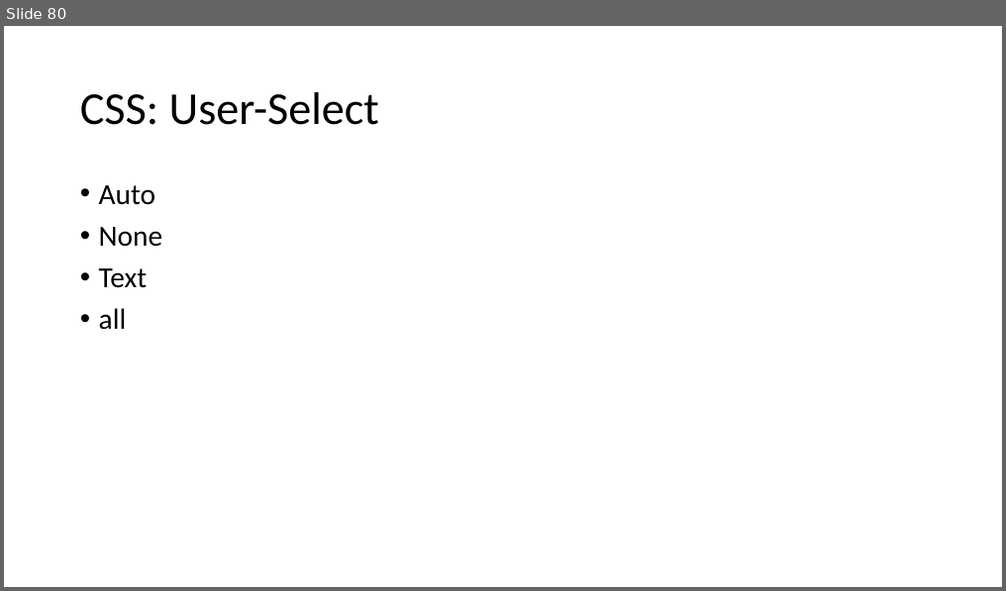
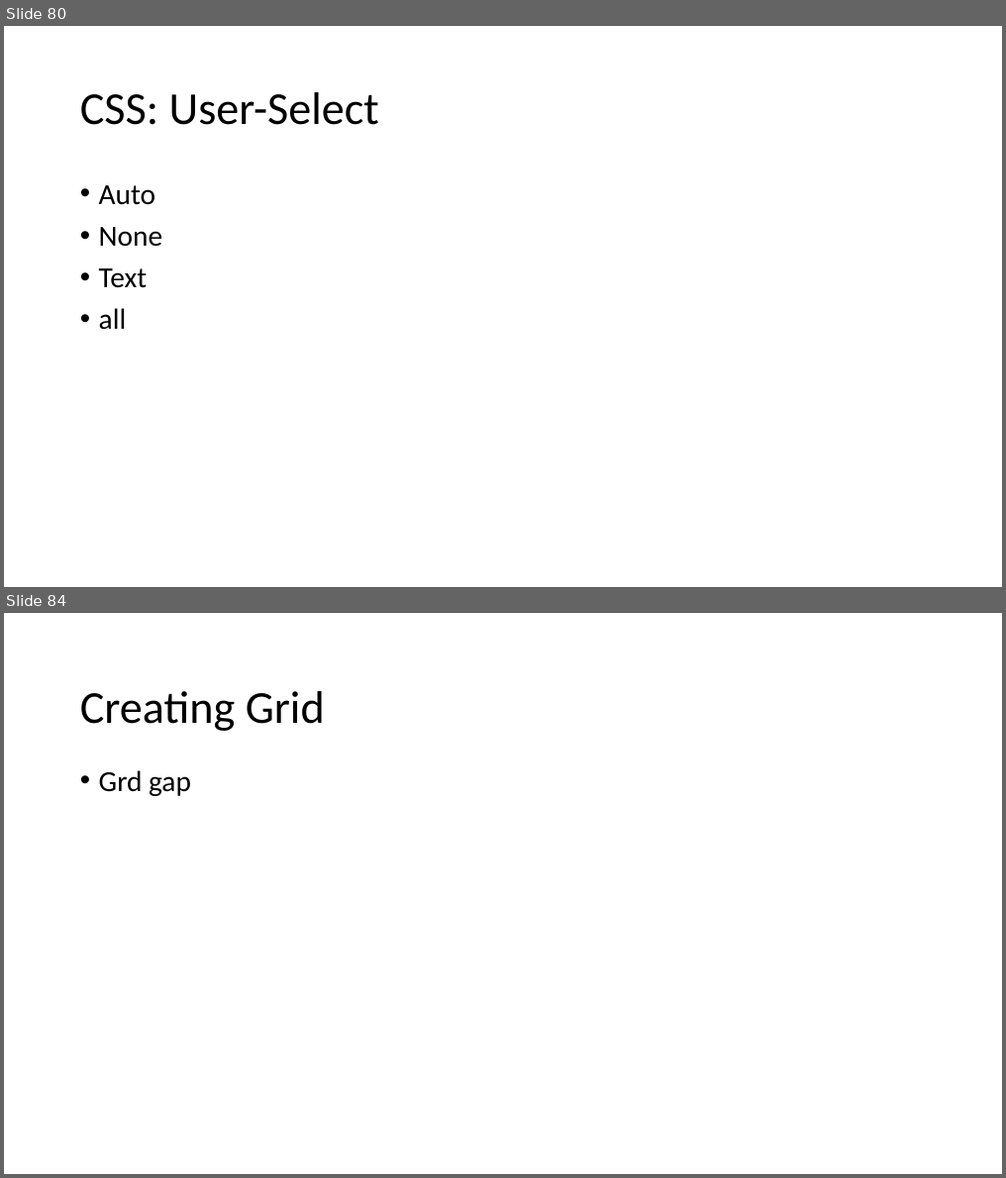
Before and after one commit to PiyushChaturvedii/Batch04, a slide deck: CSS.pptx. Shown one above the other, each under a label of ours: slide 80 before the commit, slides 80 and 84 after it; the slides between them are not shown. The pictures are 1006x591 and 1006x1178 pixels, drawn with LibreOffice and Linux fonts; fonts in the diff are those of the drawing. Boxes give left, top, right and bottom in pixels: in the first picture for what was removed or moved away, otherwise in the second. Text is boxed around its words. In the diff, an @@ line names an element or a change of style, - is before the commit and + after.

```diff
--- a/CSS.pptx
+++ b/CSS.pptx
@@ slide 84 added at [4, 613, 1002, 1174], background #FFFFFF @@
@@ title added at [80, 691, 325, 731], 44 pt, text #000000 @@
+Creating Grid
@@ text added at [99, 770, 191, 796], 28 pt, text #000000 @@
+• Grd gap
```
Also in this commit, not shown: 3 other slides added, 2 other files.
